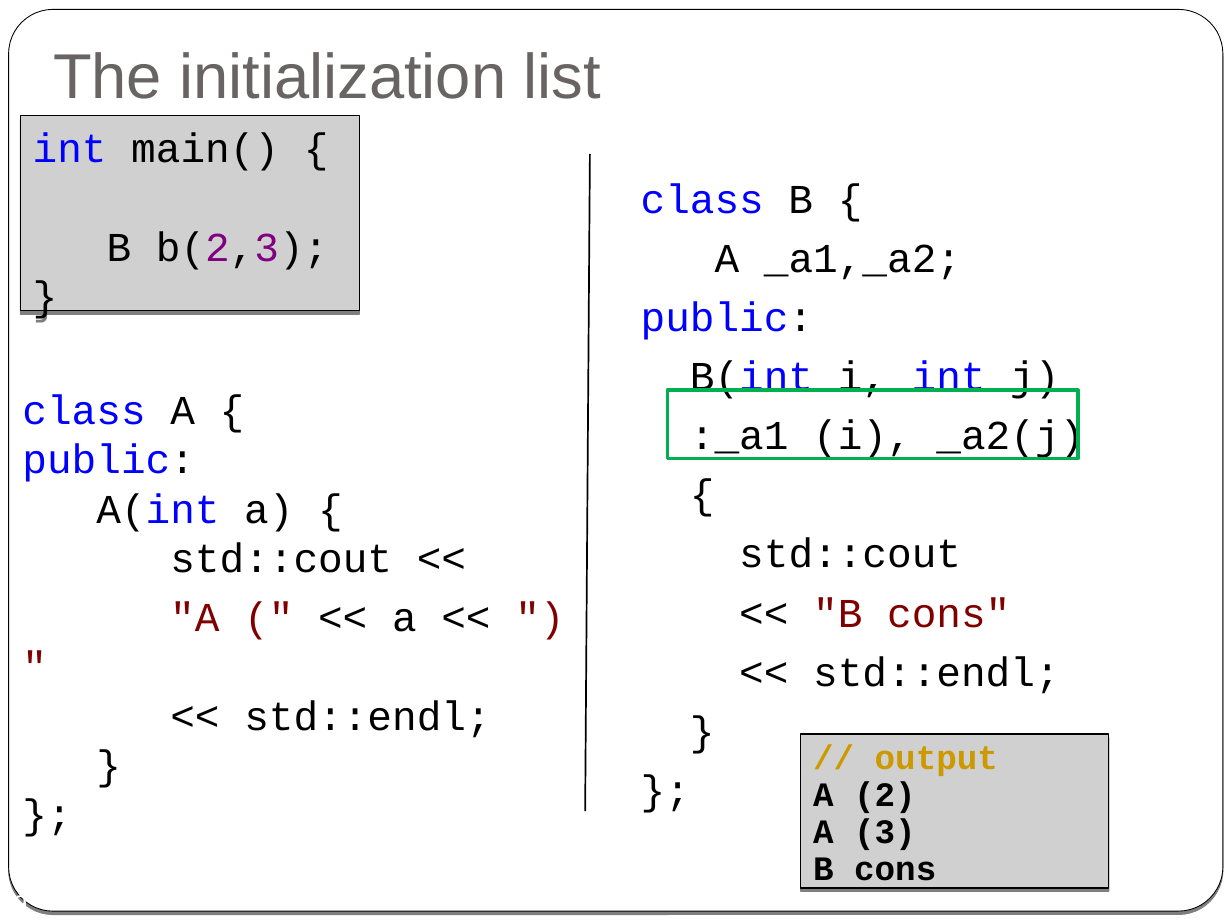
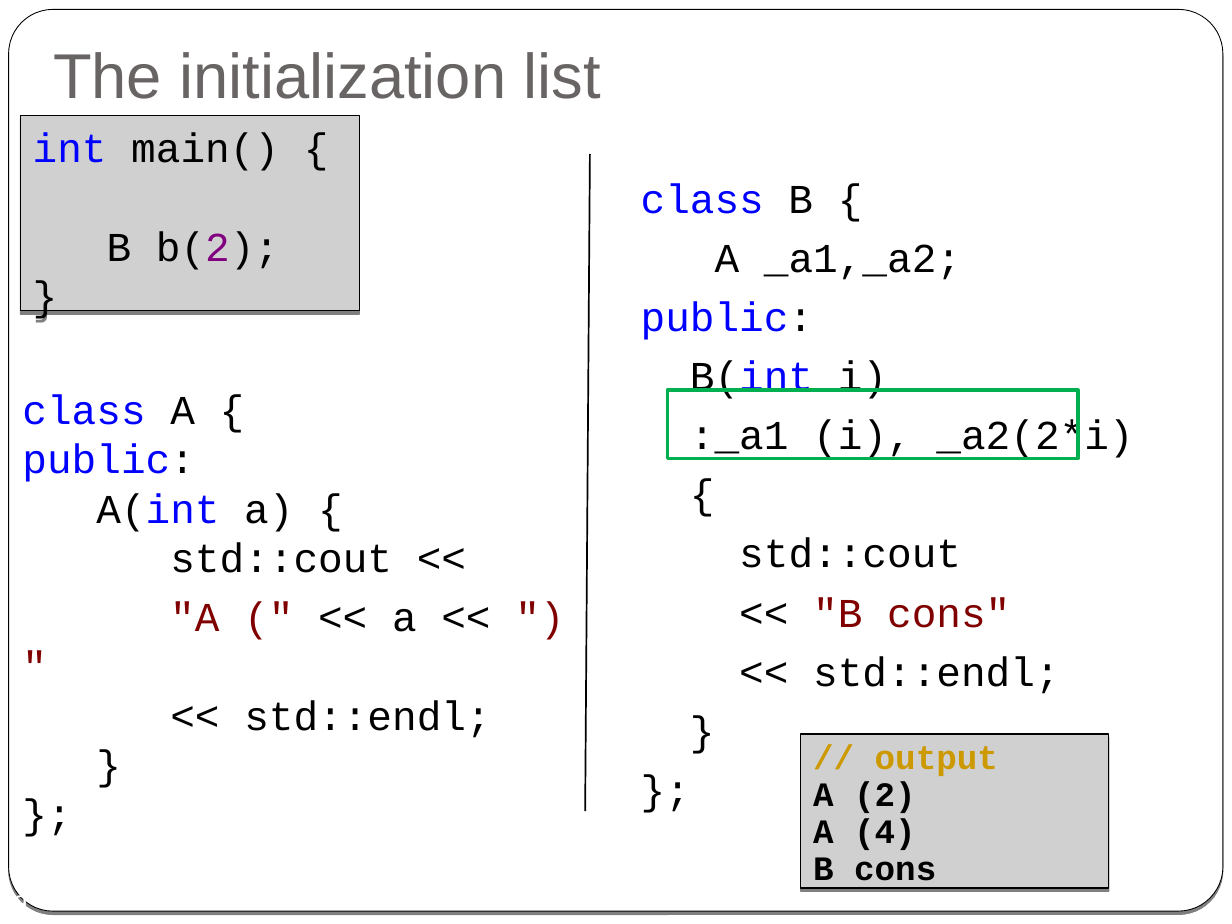
Before and after one commit to cpp-at-ariel/cpp-5779, a slide deck: slide 9 of 03-reference-const/slides-1-composition-initialization.odp. Drawn at 1232x924 pixels with LibreOffice and Linux fonts; fonts in the diff are those of the drawing; grey boxes stand for pictures. Boxes give left, top, right and bottom in pixels: in the first picture for what was removed or moved away, otherwise in the second. Text is boxed around its words. In the diff, an @@ line names an element or a change of style, - is before the commit and + after.

```diff
--- a/03-reference-const/slides-1-composition-initialization.odp
+++ b/03-reference-const/slides-1-composition-initialization.odp
@@ text in picture at [33,133,279,270]: text changed @@
-int main() {
-B b(2,3);
+int main() {
+B b(2);
@@ text at [641,183,1133,568]: text changed @@
-class B {
-A _a1,_a2;
-public:
-B(int i, int j)
-:_a1 (i), _a2(j)
-{
-std::cout
+class B {
+A _a1,_a2;
+public:
+B(int i)
+:_a1 (i), _a2(2*i)
+{
+std::cout
@@ text in picture at [813,821,916,850]: text changed @@
-A (3)
+A (4)
```
Also in this commit, not shown: 3 other slides changed, 1 slide removed, 13 other files.
